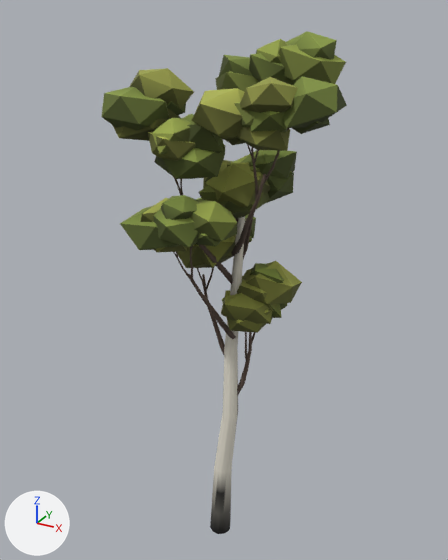
A saved change to the glTF model games/dig-to-the-core/models/birch.glb.
Both versions are drawn from a camera (50 mm lens) standing at (3.62, -6.45, 7.26) and looking at (-0.05, 0.21, 3.93). The lights are fixed; the arrows at lower left show +X, +Y and +Z. The older version comes first. Vertices at exactly the same position are counted once.

In view in the first picture: 'Birch'.
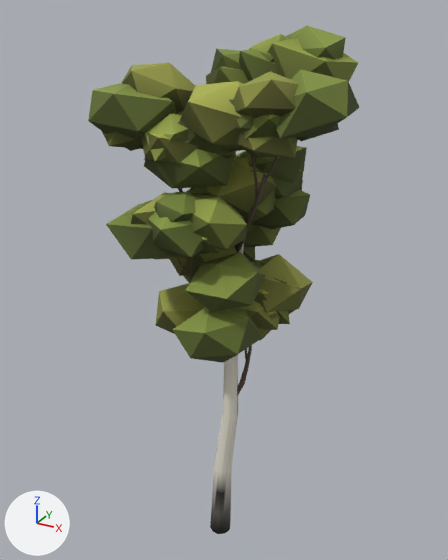
Location of each change, [x1, y1, x2, y2] in pixels of the pictures (448 x 560 px; the box of a moved part takes in the faces that stretch with it):
'Birch', reshaped (11% wider)
    before: [101, 31, 347, 534]
    after: [88, 26, 360, 534]
part 1 of me_trunk, moved or reshaped
    before: [101, 31, 347, 333]
    after: [88, 26, 360, 363]
part 2 of me_trunk, recoloured
    before: [120, 32, 337, 394]
    after: [106, 26, 347, 394]

What the commit changed:
me_trunk is used by ob_birch; location (0.0, 0.0, 0.0).
me_trunk had 2327 vertices, 4230 faces and spanned x -1.26..1.57, y -1.06..1.13, z -0.33..7.01.
me_trunk now has 2447 vertices, 4430 faces and spans x -1.41..1.7, y -1.17..1.26, z -0.33..7.07.
me_trunk part 1: 672 vertices moved from x -1.26..1.57, y -1.06..1.13, z 3.3..7.01 to x -1.41..1.7, y -1.17..1.26, z 3.18..7.07; 120 vertices added at x -1.02..0.97, y -1.11..1.13, z 3.26..5.33.
me_trunk part 2: 1363 kept faces spanning x -1.2..1.7, y -1.17..1.23, z 2.33..7.07 get new vertex colours.
